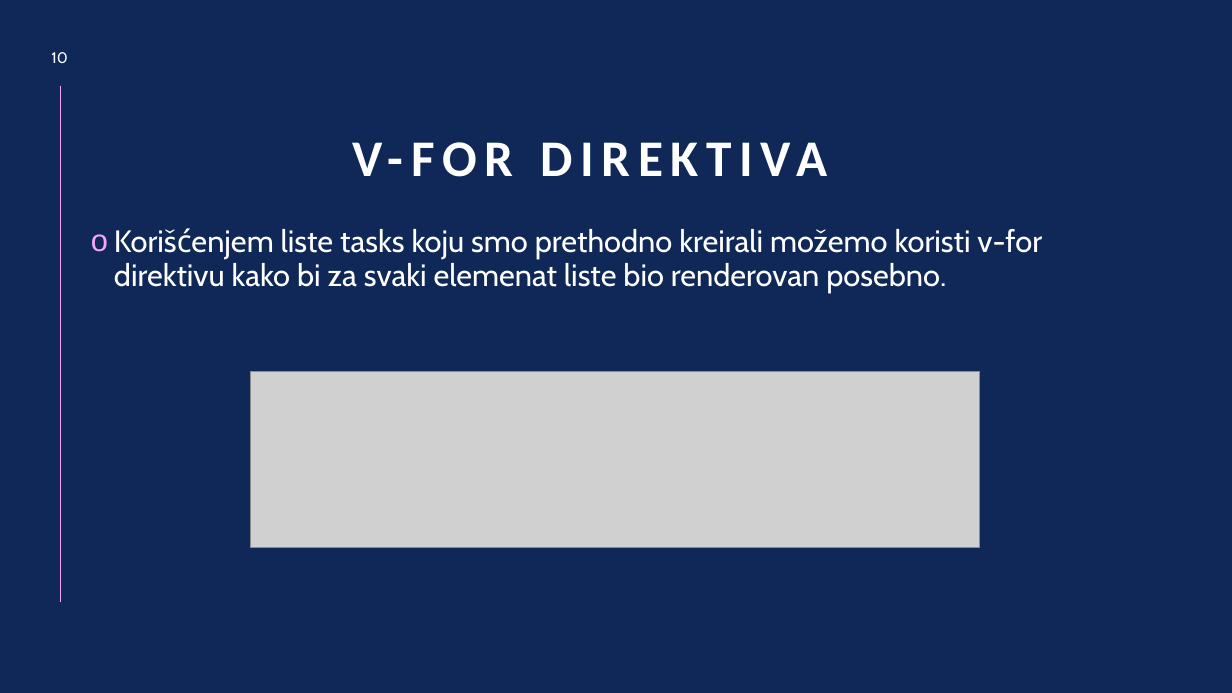
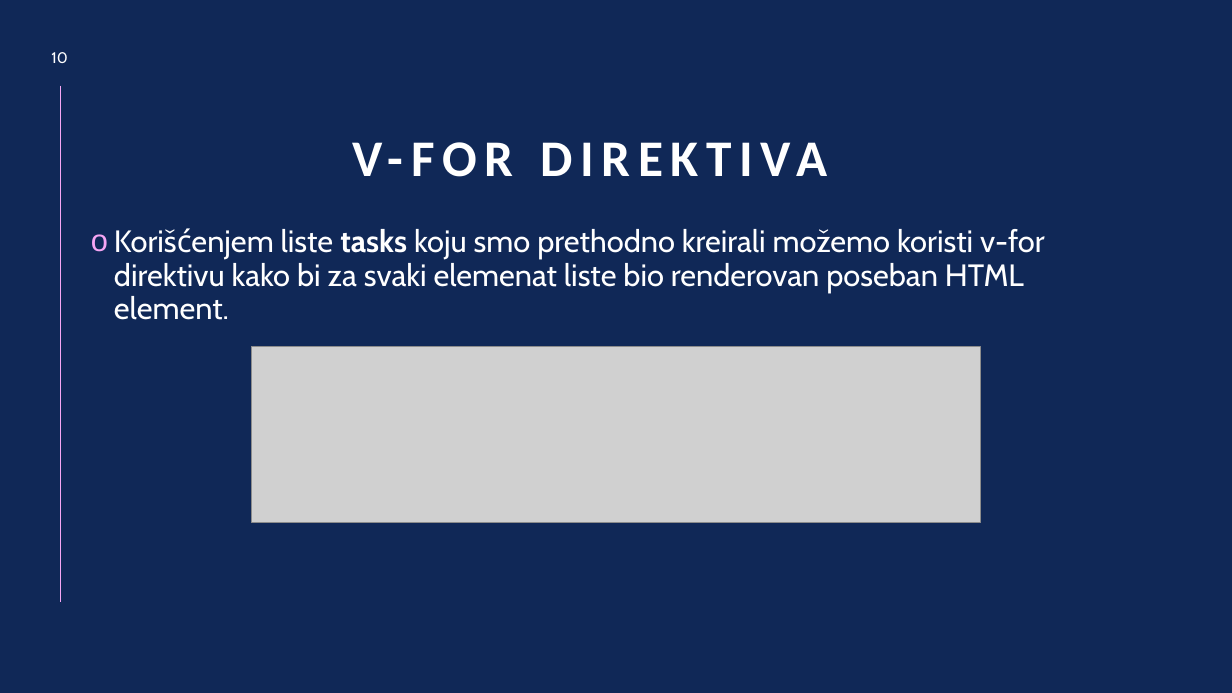
Before and after one commit to Wibesss/VueJobs, a slide deck: slide 10 of Vue.js Prezentacija.pptx. Drawn at 1232x693 pixels with LibreOffice and Linux fonts; fonts in the diff are those of the drawing; grey boxes stand for pictures. Boxes give left, top, right and bottom in pixels: in the first picture for what was removed or moved away, otherwise in the second. Text is boxed around its words. In the diff, an @@ line names an element or a change of style, - is before the commit and + after.

```diff
--- a/Vue.js Prezentacija.pptx
+++ b/Vue.js Prezentacija.pptx
@@ text at (x1=114, y1=229, x2=1024, y2=320): text changed @@
-o Korišćenjem liste tasks koju smo prethodno kreirali možemo koristi v-for direktivu kako bi za svaki elemenat liste bio renderovan posebno.
+o Korišćenjem liste tasks koju smo prethodno kreirali možemo koristi v-for direktivu kako bi za svaki elemenat liste bio renderovan poseban HTML element.
@@ picture moved from (x1=250, y1=372, x2=980, y2=548) to (x1=251, y1=347, x2=981, y2=523) @@
```
Also in this commit, not shown: 12 other slides changed, 1 other file.
